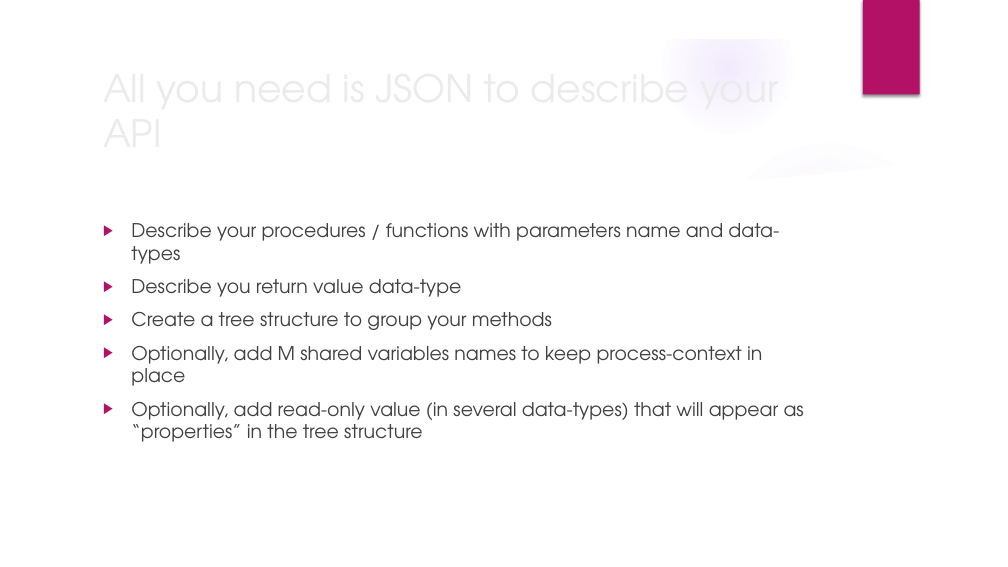
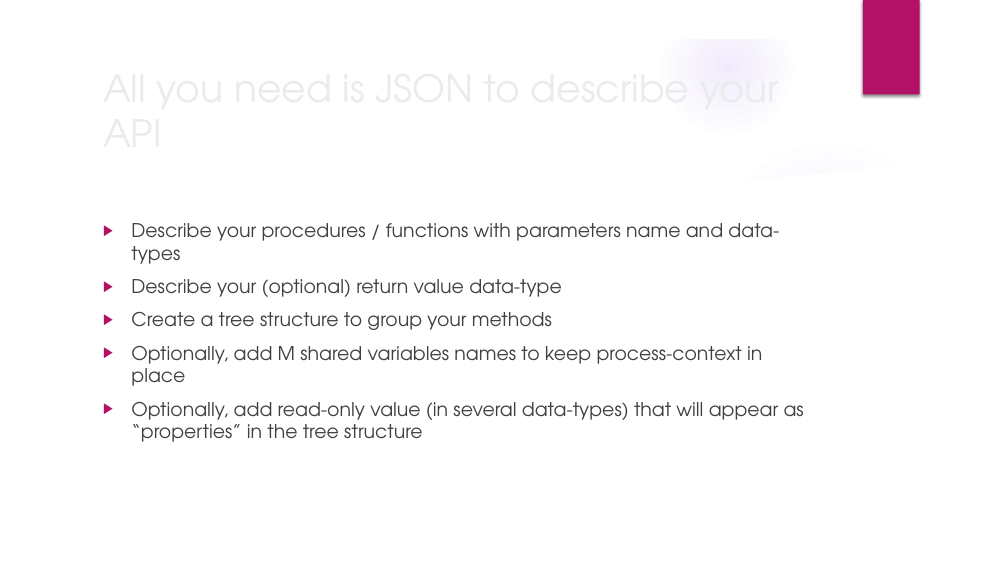
Before and after one commit to mind4yottadb/mind-server, a slide deck: slide 9 of docs/slides/def1.pptx. Drawn at 1008x567 pixels with LibreOffice and Linux fonts; fonts in the diff are those of the drawing; background and template pictures are left out. Boxes give left, top, right and bottom in pixels: in the first picture for what was removed or moved away, otherwise in the second. Text is boxed around its words. In the diff, an @@ line names an element or a change of style, - is before the commit and + after.

Commit message:
V0.18.0 (#253)
* refactor: all json errors trigger a simple error + end command
* refactor: JSON isNumeric()
* refactor: json true, false and null are now prefixed with $zchar(0)
* refactor: JSON array base 0
* feat: RESP3toJDOMNull
* feat: new uAPI
* feat: logger: reset bgnd color to black
* fix: server tests, due to renamed directory
* test: existing functions
* docs: pptx
* demo files

```diff
--- a/docs/slides/def1.pptx
+++ b/docs/slides/def1.pptx
@@ text at (x1=131, y1=279, x2=562, y2=297): text changed @@
-▶ Describe you return value data-type
+▶ Describe your (optional) return value data-type
```
Also in this commit, not shown: 4 other slides changed, 3 slides added, 3 slides removed, 38 other files.
